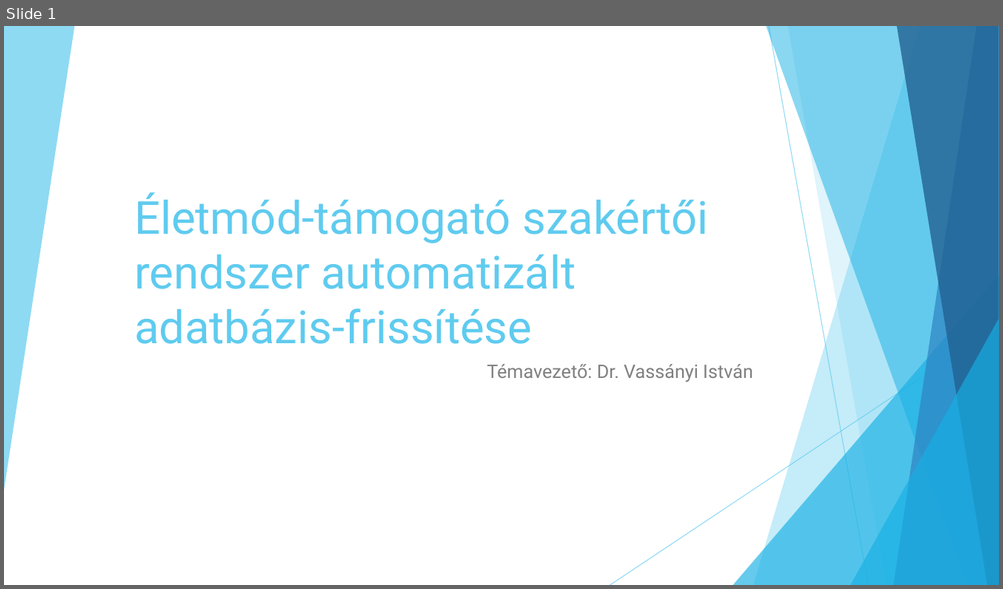
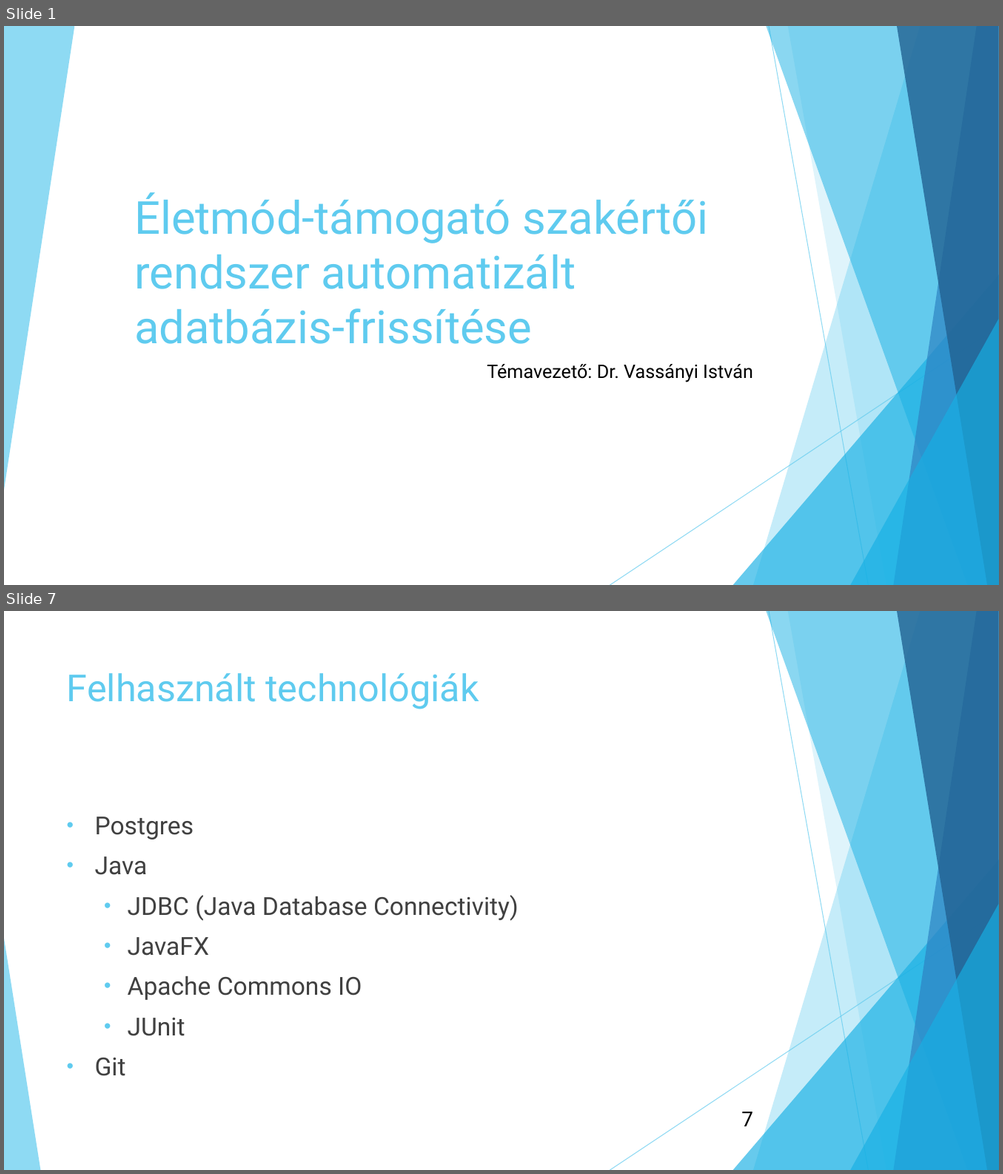
Before and after one commit to tobikjanos/Mernoki_tervezes, a slide deck: 01_MASTER/01_Doc/Szakdolgozat_prezentáció.pptx. Shown one above the other, each under a label of ours: slide 1 before the commit, slides 1 and 7 after it; the slides between them are not shown. The pictures are 1003x589 and 1003x1174 pixels, drawn with LibreOffice and Linux fonts; fonts in the diff are those of the drawing. Boxes give left, top, right and bottom in pixels: in the first picture for what was removed or moved away, otherwise in the second. Text is boxed around its words. In the diff, an @@ line names an element or a change of style, - is before the commit and + after.

```diff
--- a/01_MASTER/01_Doc/Szakdolgozat_prezentáció.pptx
+++ b/01_MASTER/01_Doc/Szakdolgozat_prezentáció.pptx
@@ slide 7 added at box(4, 611, 999, 1170), background #FFFFFF; not listed: 9 template elements that a slide beside it also shows @@
@@ title added at box(67, 673, 479, 709), 36 pt, text #5FCBEF @@
+Felhasznált technológiák
@@ text added at box(95, 817, 518, 1076), 24 pt, text #404040 @@
+• Postgres
+• Java
+  • JDBC (Java Database Connectivity)
+  • JavaFX
+  • Apache Commons IO
+  • JUnit
+• Git
@@ triangle added at box(4, 939, 40, 1170), fill #5FCBEF at 70% opacity @@
@@ page number added at box(741, 1112, 753, 1127), 20 pt, text #000000 @@
+7
@@ slide 1 changed as well @@
@@ subtitle "Témavezető: Dr. Vassányi István" at box(486, 364, 753, 383): text colour #808080 to #000000 @@
```
Also in this commit, not shown: 12 other slides added, 3 other files.
